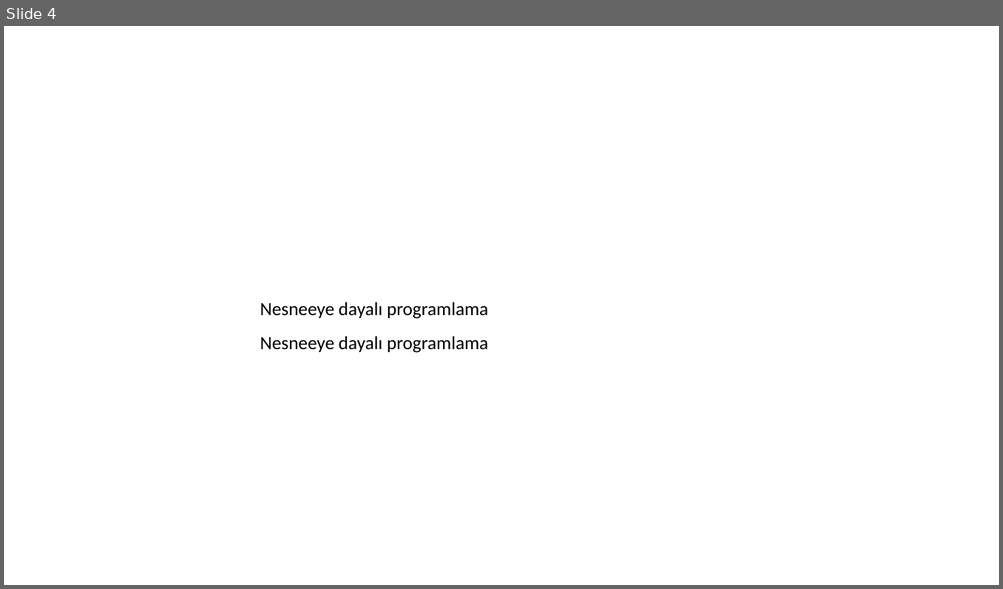
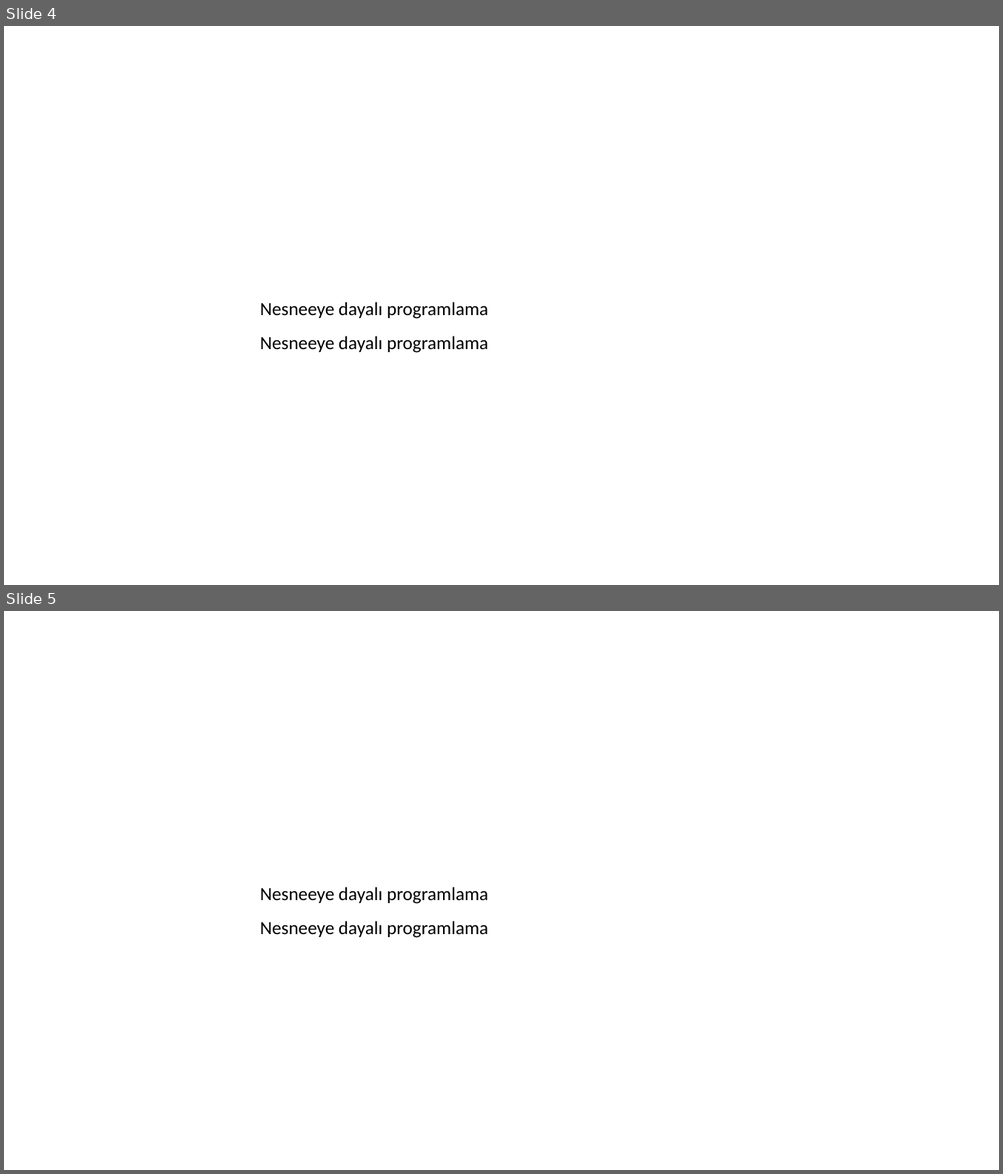
Before and after one commit to kaylaismayil/MakaleIncelemesi2025, a slide deck: ndpOdev.pptx. Shown one above the other, each under a label of ours: slide 4 before the commit, slides 4 and 5 after it. The pictures are 1003x589 and 1003x1174 pixels, drawn with LibreOffice and Linux fonts; fonts in the diff are those of the drawing. Boxes give left, top, right and bottom in pixels: in the first picture for what was removed or moved away, otherwise in the second. Text is boxed around its words. In the diff, an @@ line names an element or a change of style, - is before the commit and + after.

```diff
--- a/ndpOdev.pptx
+++ b/ndpOdev.pptx
@@ slide 5 added at [4, 611, 999, 1170], background #FFFFFF @@
@@ text added at [260, 887, 488, 938], 18 pt, text #000000 @@
+Nesneeye dayalı programlama
+Nesneeye dayalı programlama
```
Also in this commit, not shown: 1 other file.
